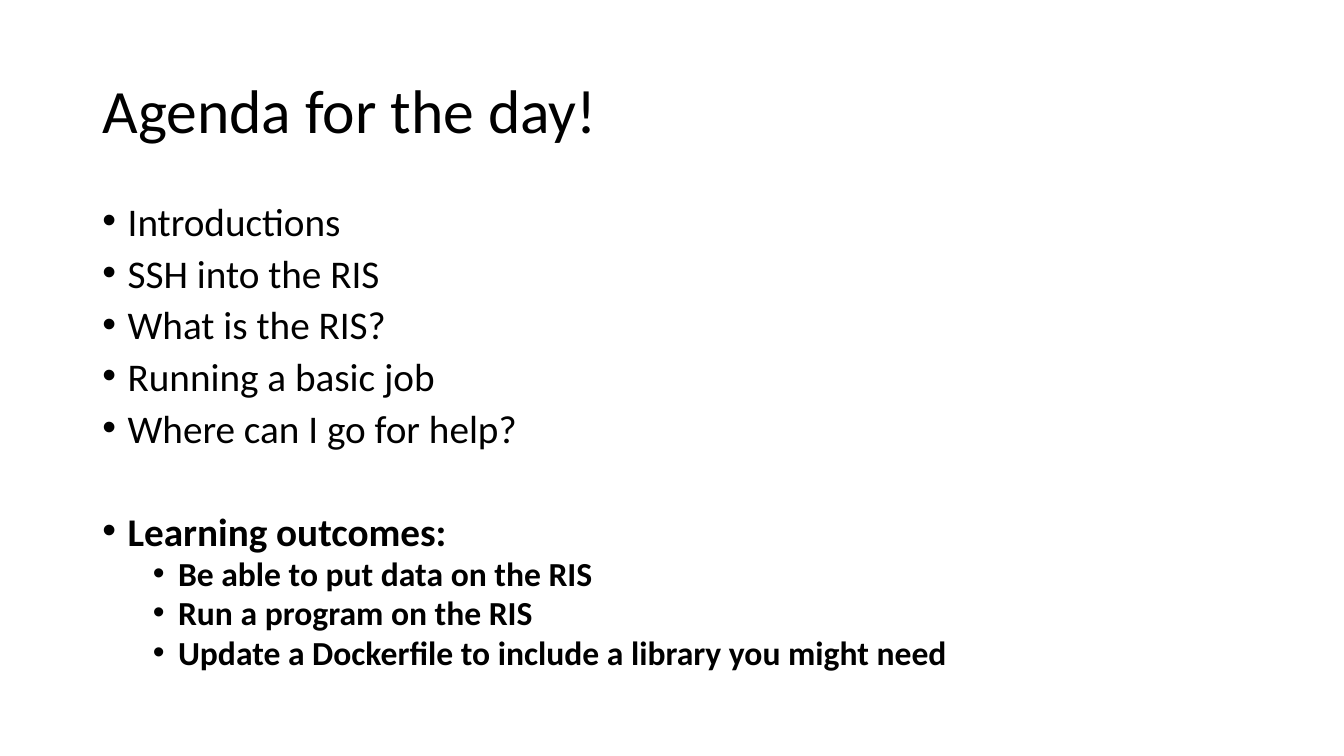
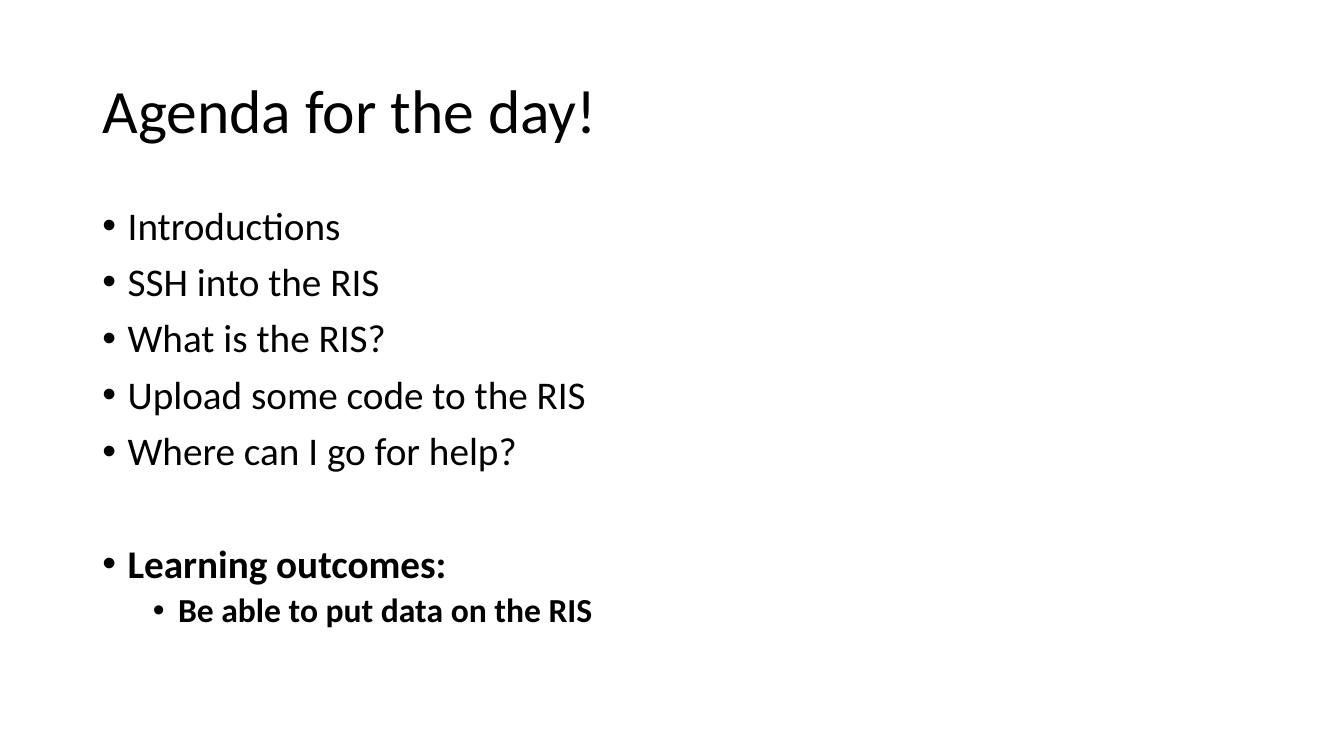
Before and after one commit to GregePorter/RIS-quickstart, a slide deck: slide 3 of triads-ris-workshop.pptx. Drawn at 1344x756 pixels with LibreOffice and Linux fonts; fonts in the diff are those of the drawing. Boxes give left, top, right and bottom in pixels: in the first picture for what was removed or moved away, otherwise in the second. Text is boxed around its words. In the diff, an @@ line names an element or a change of style, - is before the commit and + after.

```diff
--- a/triads-ris-workshop.pptx
+++ b/triads-ris-workshop.pptx
@@ text at [128,212,593,628]: line spacing 0.8 to 0.9 @@
@@ text at [128,381,586,416]: text changed @@
-• Running a basic job
+• Upload some code to the RIS
@@ text at [178,601,947,671]: paragraphs removed @@
-  • Run a program on the RIS
-  • Update a Dockerfile to include a library you might need
```
Also in this commit, not shown: 2 other slides changed, 1 other file.
